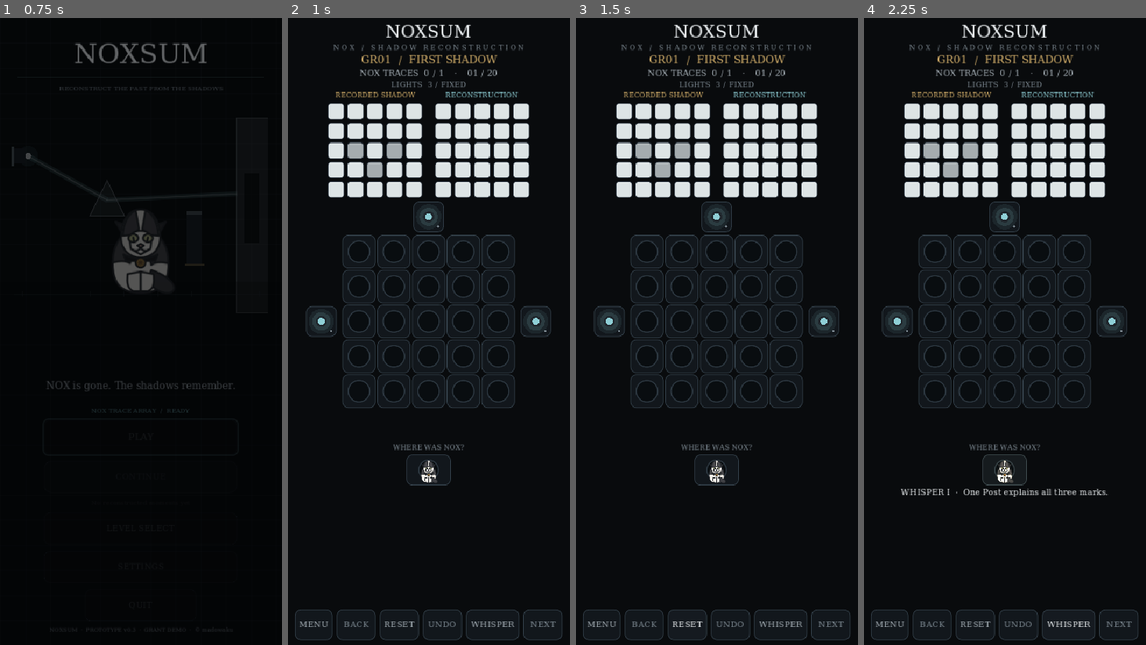
Above: before the commit, frames 1-4 (left to right).
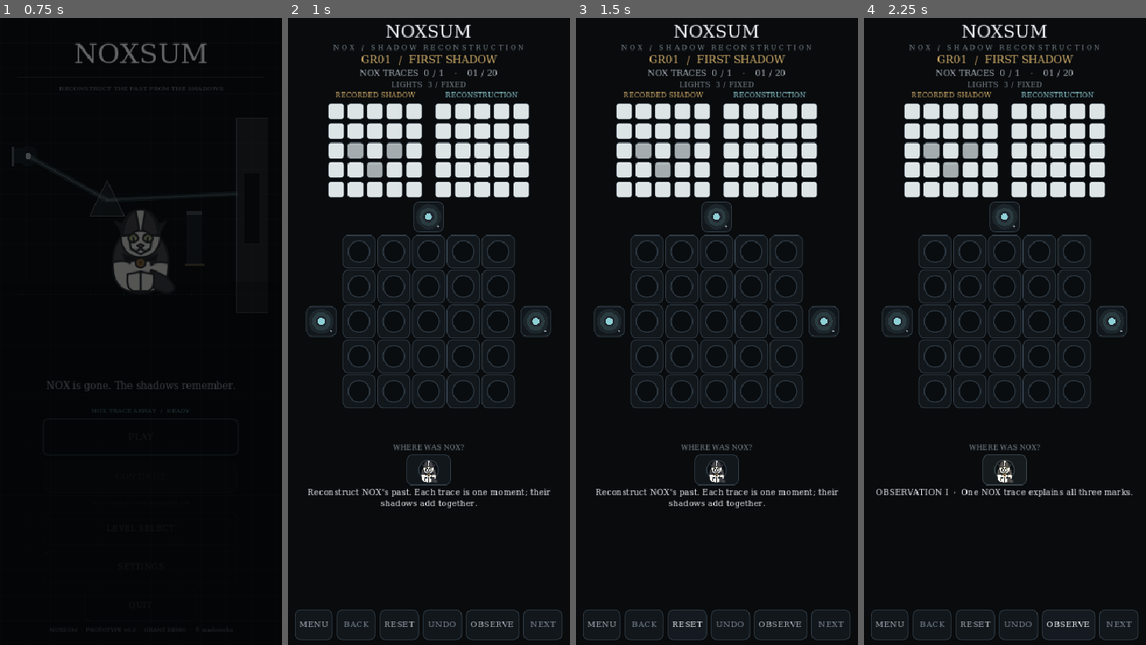
Above: after the commit, the same moments.

Repository: madowaku/shadow-sum
Game: Godot game, scene res://scenes/home.tscn
Two runs of this game, one before a commit and one after it. Both use one fixed random seed, a clock stepped at 60 frames per second and the inputs below.
Inputs (mouse positions are in pixels of both pictures, inside the frame that each line leads up to):
- Up to frame 1 (0.75 s): tap Enter at 0.5 s; move the mouse to (203, 300) at 0.52 s; hold Right from 0.53 s (still down); tap Z at 0.6 s; click (203, 300) at 0.67 s
- Up to frame 2 (1 s): keep holding Right; tap Space at 0.77 s
- Up to frame 3 (1.5 s): release Right at 1.25 s; click "RESET" at 1.25 s
- Up to frame 4 (2.25 s): click "WHISPER" (after the commit: "OBSERVE") at 2 s

Frame 1 is identical in both runs. In frame 2, 0.7% of the frame differs, in the area x 6-94%, y 75-98%; in frame 3, 0.7%; in frame 4, 0.6%.

Commit message:
feat: explain NOX time traces in gameplay UI

Diff:
--- a/src/experiment_main.gd
+++ b/src/experiment_main.gd
@@ -275,7 +275,7 @@
 	undo_button = _button("UNDO", Vector2(56, 44))
 	undo_button.pressed.connect(undo_move)
 	footer.add_child(undo_button)
-	hint_button = _button("WHISPER", Vector2(76, 44))
+	hint_button = _button("OBSERVE", Vector2(76, 44))
 	hint_button.pressed.connect(whisper)
 	footer.add_child(hint_button)
 	next_button = _button("NEXT", Vector2(56, 44))
@@ -364,6 +364,8 @@
 	status_label.text = ""
 	next_button.disabled = true
 	_refresh(false)
+	if grant20_v03:
+		status_label.text = "Reconstruct NOX's past. Each trace is one moment; their shadows add together."
 	if lights.has("BOTTOM"):
 		var bottom: Control = lamps["BOTTOM"].get_child(0)
 		bottom.glow = 0
@@ -890,10 +892,22 @@
 		return
 	load_stage(0 if stage_index == stages.size() - 1 else stage_index + 1)
 
+func _nox_hint(raw: String) -> String:
+	var text := raw
+	text = text.replace("Tall Post", "STAND trace")
+	text = text.replace("ordinary Post", "SIT trace")
+	text = text.replace("Normal Post", "SIT trace")
+	text = text.replace("Posts", "NOX traces")
+	text = text.replace("Post", "NOX trace")
+	text = text.replace("the shutter", "the SLEEP trace")
+	text = text.replace("The metal plate", "Sleeping NOX")
+	text = text.replace("shutter", "SLEEP trace")
+	return text
+
 func whisper() -> void:
 	if stage_solved or hint_level >= 3:
 		return
-	status_label.text = "WHISPER " + ["I", "II", "III"][hint_level] + "  ·  " + stage()["hints"][hint_level]
+	status_label.text = "OBSERVATION " + ["I", "II", "III"][hint_level] + "  ·  " + _nox_hint(str(stage()["hints"][hint_level]))
 	hint_level += 1
 	hint_max_level = maxi(hint_max_level, hint_level)
 	var surface_name: String = stage()["hint_surface"]
